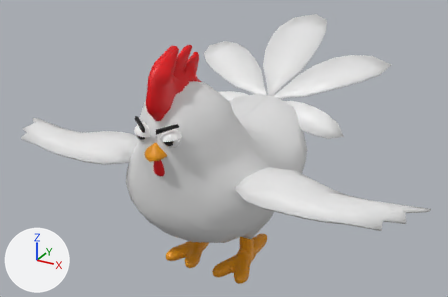
The FBX model Assets/Jarretts Assets/Characters/New chicken.fbx as it was, and as the next commit left it.
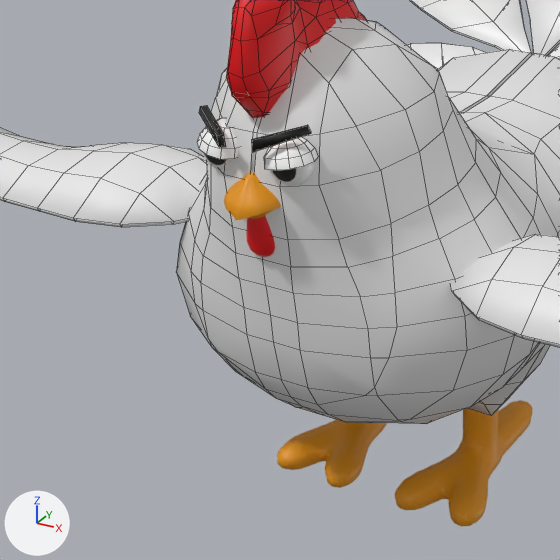
Each version appears first whole from a camera (50 mm lens) standing at (0.568, -1.011, 0.769) and looking at (-0.041, 0.096, 0.216), and next in a close-up on the part from 12% to 62% of the width and 25% to 100% of the height. Lighting does not change. The marker at lower left points along +X, +Y and +Z. The close-ups show mesh edges as thin lines. Where no turn or scale is listed for an object, it has been applied to the vertices.

Names of what the first close-up shows: 'Body_Cube.010_Body_Cube.001mesh.009', 'Feet', 'Leaf_model.002_Plane.001', 'Mball.001', 'Mball.002', 'Mball.004', 'Mball.006', 'Sphere', 'Sphere.002_Sphere.005', 'Sphere_Sphere.002'.
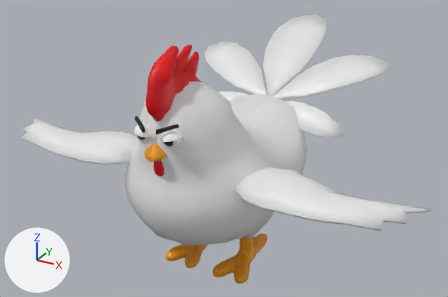
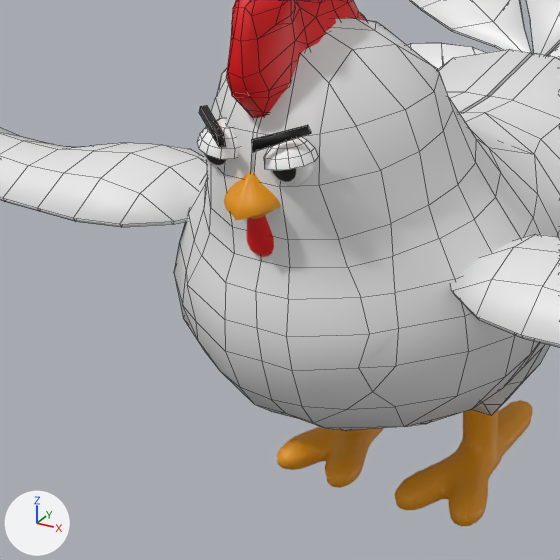
Commit message: new chicken

Where the change shows, as pixel boxes (x1, y1, x2, y2) in the close-ups (560 x 560 px; the box of a moved part takes in the faces that stretch with it):
```json
{"object": "Mball.004", "change": "reshaped", "before": [177, 17, 560, 424], "after": [174, 17, 560, 431]}
{"part": 1, "of": "me_mesh_013", "change": "moved or reshaped", "before": [177, 209, 534, 424], "after": [174, 209, 534, 431]}
```

Scene script edits in JSON lines:
```json
{"block": "me_mesh_013", "where": "# used by ob_mball_004; location = (0.0, 0.0, 0.0)"}
{"op": "remove", "block": "me_mesh_013", "code": "me_mesh_013.from_pydata(...)  # 355 vertices, 352 faces; spans x -0.152..0.152, y -0.219..0.26, z 0.067..0.447"}
{"op": "add", "block": "me_mesh_013", "code": "me_mesh_013.from_pydata(...)  # 351 vertices, 350 faces; spans x -0.152..0.152, y -0.225..0.26, z 0.067..0.447"}
{"block": "me_mesh_013", "change": "me_mesh_013 part 1"}
{"block": "me_mesh_013", "change": "6 vertices are removed from x -0.081..0.081, y -0.15..-0.145, z 0.141..0.146"}
{"block": "me_mesh_013", "change": "14 faces are deleted"}
{"block": "me_mesh_013", "change": "3 vertices in x -0.023..0.023, y -0.21, z 0.287 move by (0.0, -0.002, 0.0)"}
{"block": "me_mesh_013", "change": "45 vertices move from x -0.139..0.139, y -0.208..-0.108, z 0.125..0.266 to x -0.141..0.141, y -0.225..-0.109, z 0.119..0.267"}
{"block": "me_mesh_013", "change": "2 vertices are added at (0.078, -0.149, 0.141), (-0.078, -0.149, 0.141)"}
{"block": "me_mesh_013", "change": "12 new faces join them"}
```
